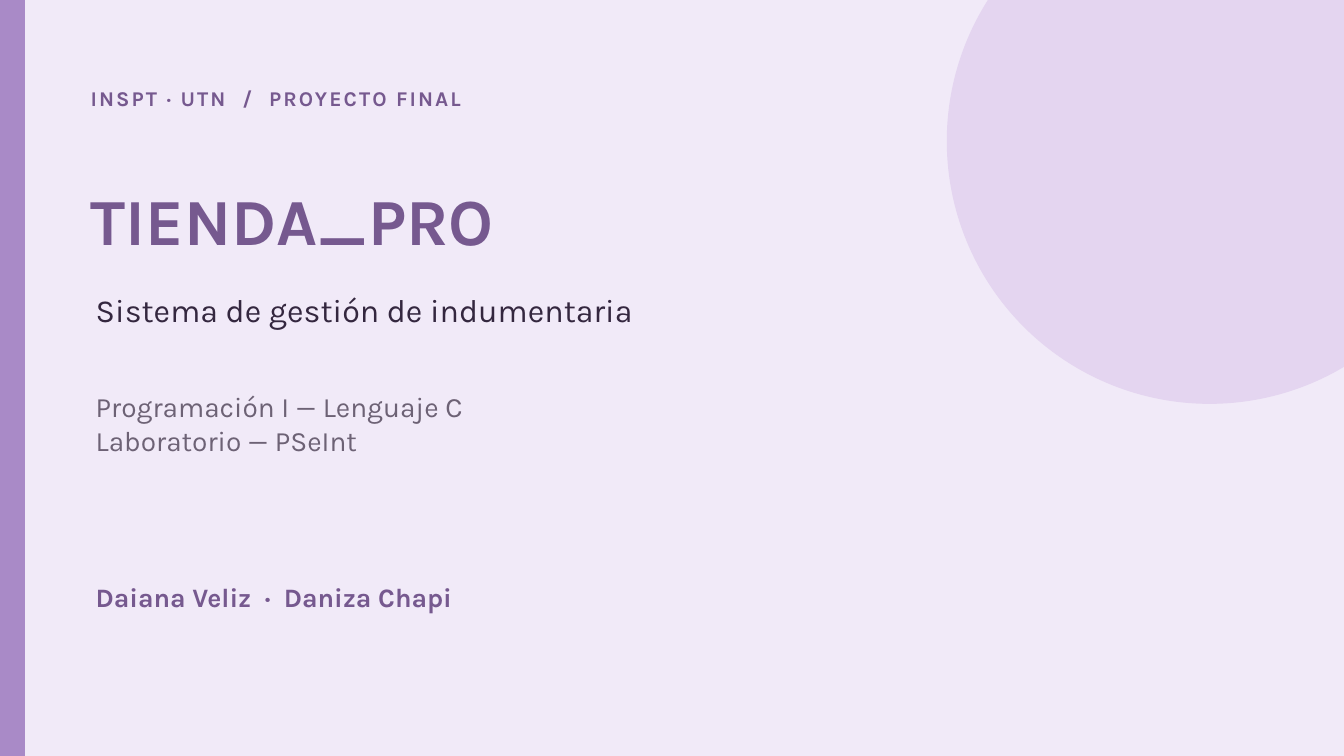
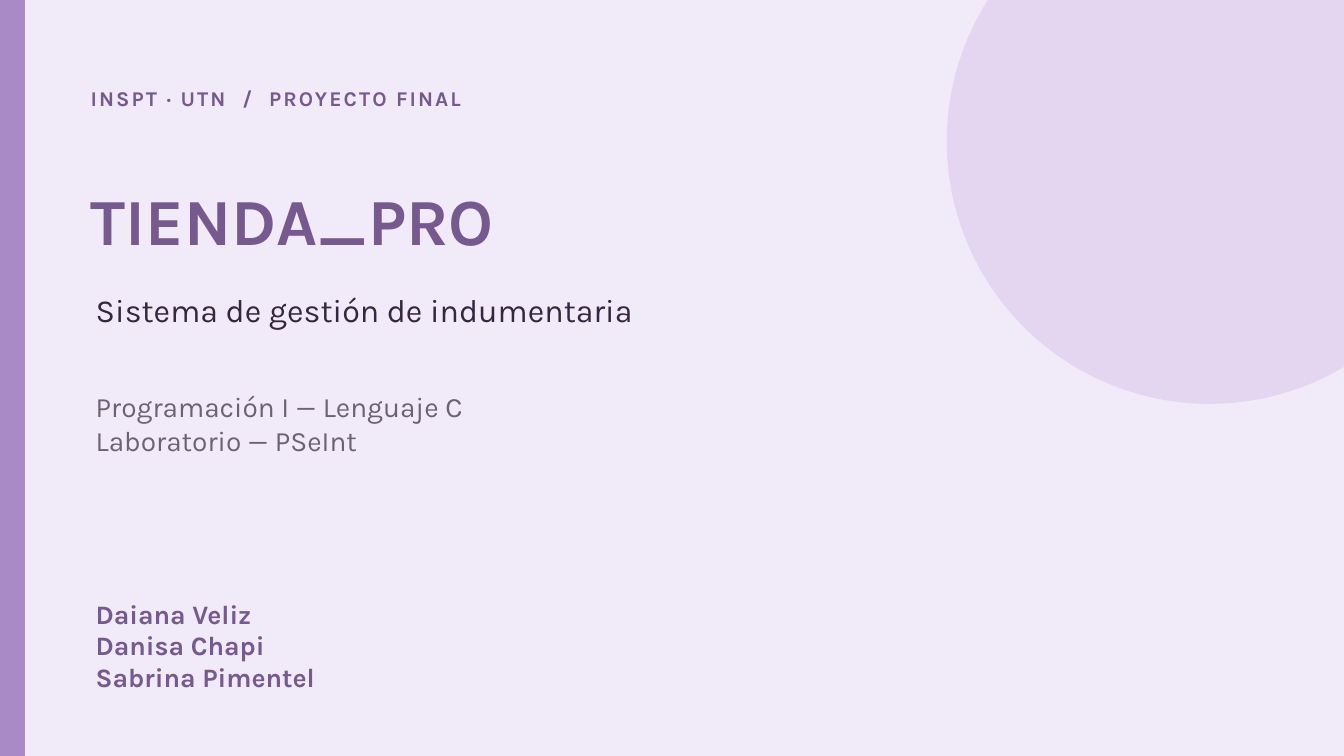
Before and after one commit to Daiiveliz/ProyectoIndumentariaPro, a slide deck: slide 1 of TIENDA_PRO_Presentacion_Equipo_y_GitHub.pptx. Drawn at 1344x756 pixels with LibreOffice and Linux fonts; fonts in the diff are those of the drawing. Boxes give left, top, right and bottom in pixels: in the first picture for what was removed or moved away, otherwise in the second. Text is boxed around its words. In the diff, an @@ line names an element or a change of style, - is before the commit and + after.

```diff
--- a/TIENDA_PRO_Presentacion_Equipo_y_GitHub.pptx
+++ b/TIENDA_PRO_Presentacion_Equipo_y_GitHub.pptx
@@ text at <box>96,605,314,688</box>: text changed @@
-Daiana Veliz · Daniza Chapi
+Daiana Veliz
+Danisa Chapi
+Sabrina Pimentel
```
Also in this commit, not shown: 2 other slides changed, 3 slides added, 2 slides removed.
